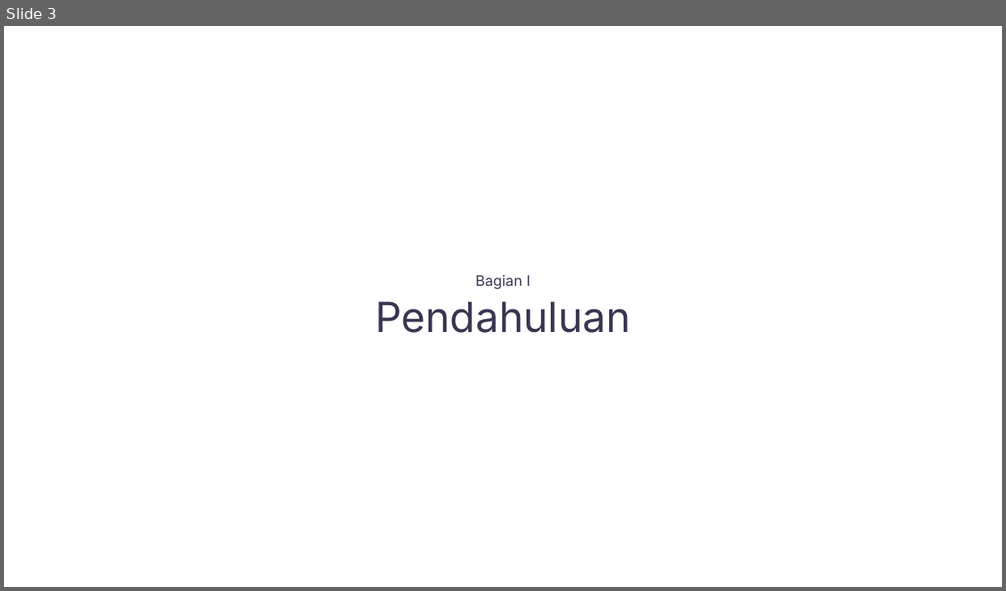
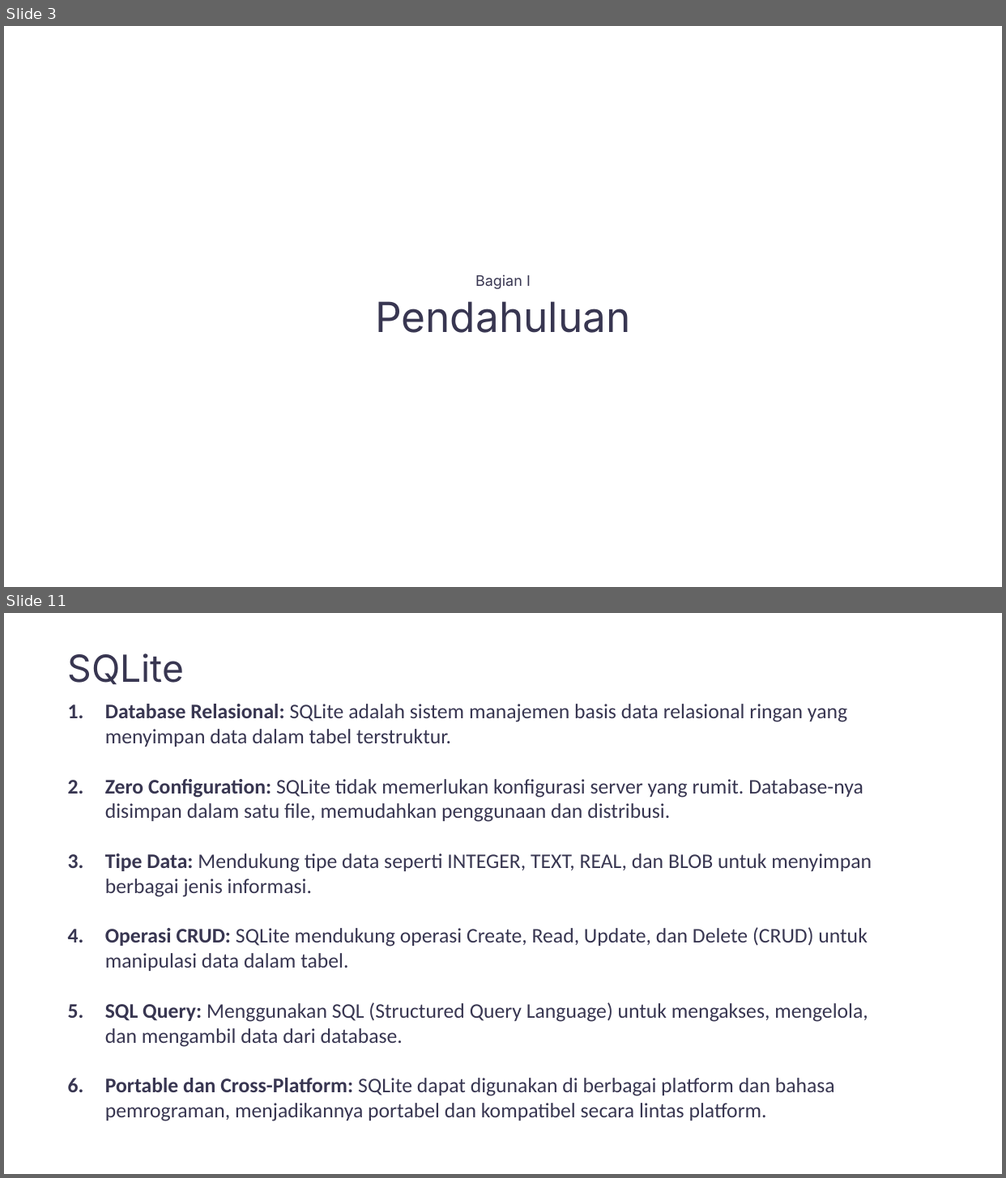
Before and after one commit to andrr64/KeuanganKu, a slide deck: assets/presentasi/presentasi.pptx. Shown one above the other, each under a label of ours: slide 3 before the commit, slides 3 and 11 after it; the slides between them are not shown. The pictures are 1006x591 and 1006x1178 pixels, drawn with LibreOffice and Linux fonts; fonts in the diff are those of the drawing. Boxes give left, top, right and bottom in pixels: in the first picture for what was removed or moved away, otherwise in the second. Text is boxed around its words. In the diff, an @@ line names an element or a change of style, - is before the commit and + after.

```diff
--- a/assets/presentasi/presentasi.pptx
+++ b/assets/presentasi/presentasi.pptx
@@ slide 11 added at [4, 613, 1002, 1174], background #FFFFFF @@
@@ text added at [68, 653, 185, 684], 36 pt, text #383651 @@
+SQLite
@@ text added at [105, 704, 872, 1122], 20 pt, text #383651 @@
+1. Database Relasional: SQLite adalah sistem manajemen basis data relasional ringan yang menyimpan data dalam tabel terstruktur.
+2. Zero Configuration: SQLite tidak memerlukan konfigurasi server yang rumit. Database-nya disimpan dalam satu file, memudahkan penggunaan dan distribusi.
+3. Tipe Data: Mendukung tipe data seperti INTEGER, TEXT, REAL, dan BLOB untuk menyimpan berbagai jenis informasi.
+4. Operasi CRUD: SQLite mendukung operasi Create, Read, Update, dan Delete (CRUD) untuk manipulasi data dalam tabel.
+5. SQL Query: Menggunakan SQL (Structured Query Language) untuk mengakses, mengelola, dan mengambil data dari database.
+6. Portable dan Cross-Platform: SQLite dapat digunakan di berbagai platform dan bahasa pemrograman, menjadikannya portabel dan kompatibel secara lintas platform.
```
Also in this commit, not shown: 3 slides changed, 10 other slides added, 3 slides removed.
